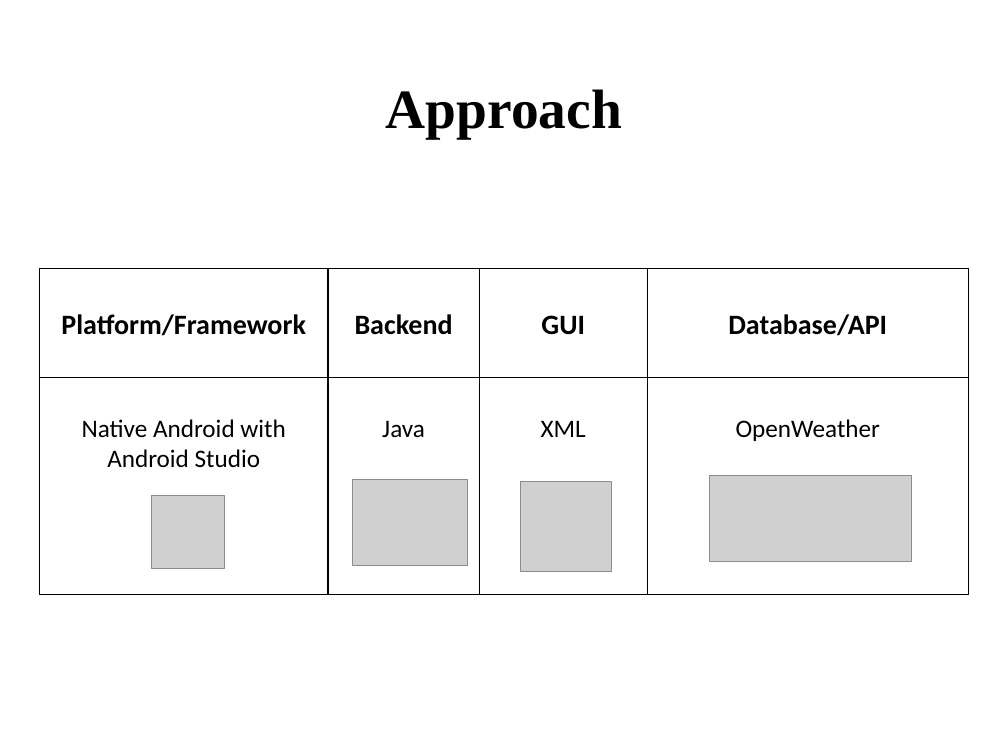
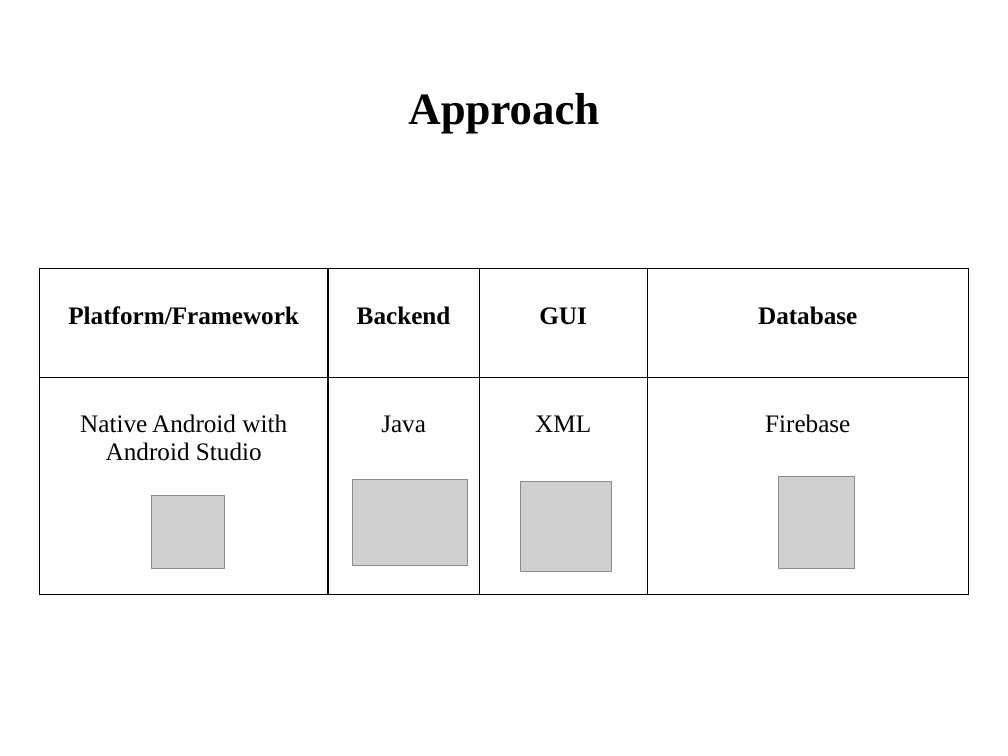
Before and after one commit to RedwanSharafatKabir/Track_Me, a slide deck: slide 7 of Track_Me Documents/EUB-APGT.pptx. Drawn at 1008x756 pixels with LibreOffice and Linux fonts; fonts in the diff are those of the drawing; grey boxes stand for pictures. Boxes give left, top, right and bottom in pixels: in the first picture for what was removed or moved away, otherwise in the second. Text is boxed around its words. In the diff, an @@ line names an element or a change of style, - is before the commit and + after.

```diff
--- a/Track_Me Documents/EUB-APGT.pptx
+++ b/Track_Me Documents/EUB-APGT.pptx
@@ title "Approach" at (408, 93, 599, 133): size 39.6 to 32 pt @@
@@ table at (39, 269, 969, 595) @@
-row 1, column 4: Database/API
+row 1, column 4: Database
-row 2, column 4: OpenWeather
+row 2, column 4: Firebase
@@ size 20 to 18 pt in "Platform/Framework", "Backend", "GUI" @@
@@ font Calibri to Times New Roman in "Platform/Framework", "Backend", "GUI", "Native Android with Android Studio" and 2 more places @@
@@ picture removed at (710, 475, 911, 560) @@
@@ picture added at (779, 477, 855, 569) @@
```
Also in this commit, not shown: 7 other slides changed, 3 slides added, 3 slides removed, 5 other files.
